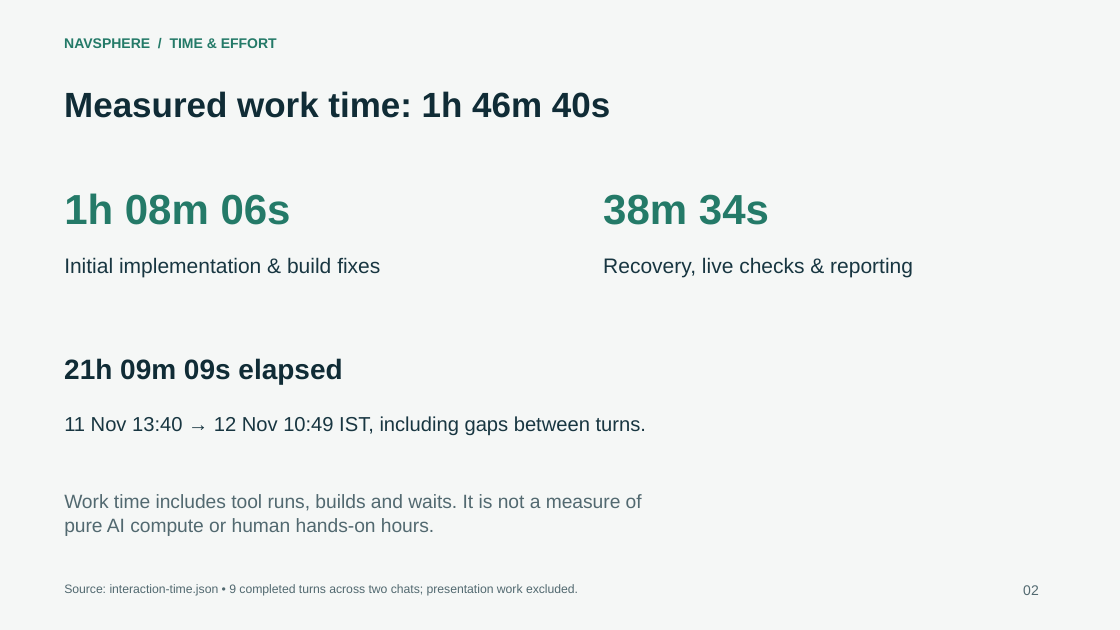
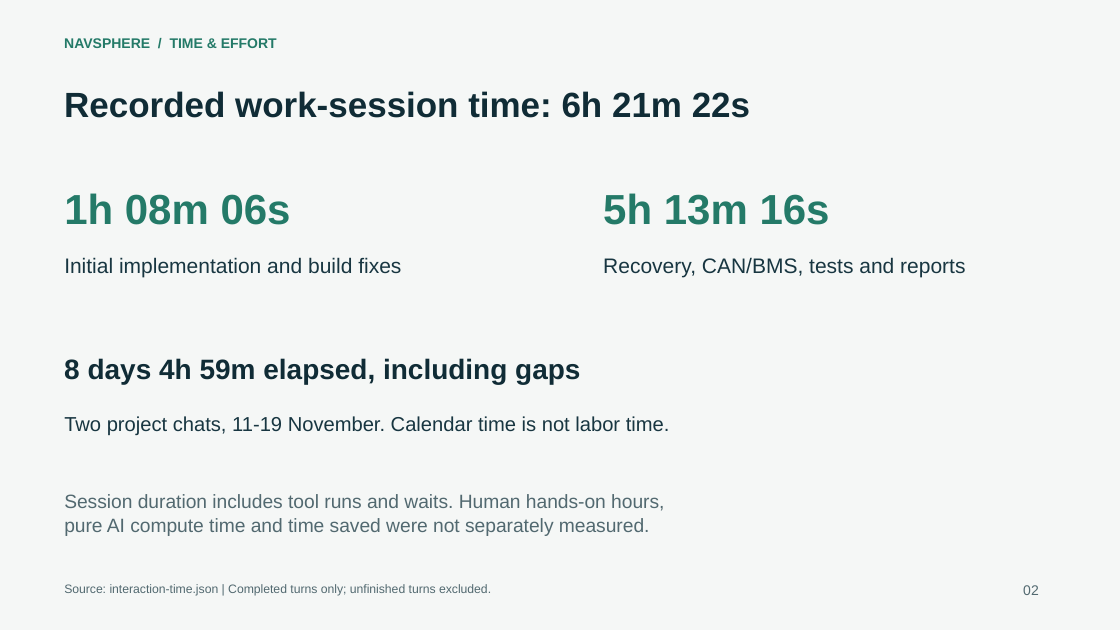
Before and after one commit to Charanmakkar/esp32_telematics-compelete_solution, a slide deck: slide 2 of output/reports/NavSphere_Stakeholder_Presentation.pptx. Drawn at 1120x630 pixels with LibreOffice and Linux fonts; fonts in the diff are those of the drawing. Boxes give left, top, right and bottom in pixels: in the first picture for what was removed or moved away, otherwise in the second. Text is boxed around its words. In the diff, an @@ line names an element or a change of style, - is before the commit and + after.

Commit message:
Refresh all project documentation and offline reports for v1.1.8
Document CAN transmission operation, wiring, storage, API contracts, deployment and pending hardware acceptance. Refresh OpenAPI, SQL schema reference, PDF guides, AI effort report, stakeholder slides and offline package. Preserve historical evidence and record documentation coverage and validation.

```diff
--- a/output/reports/NavSphere_Stakeholder_Presentation.pptx
+++ b/output/reports/NavSphere_Stakeholder_Presentation.pptx
@@ text at (64, 91, 750, 118): text changed @@
-Measured work time: 1h 46m 40s
+Recorded work-session time: 6h 21m 22s
@@ text at (603, 193, 830, 225): text changed @@
-38m 34s
+5h 13m 16s
@@ text at (64, 257, 401, 278): text changed @@
-Initial implementation & build fixes
+Initial implementation and build fixes
@@ text at (603, 257, 965, 278): text changed @@
-Recovery, live checks & reporting
+Recovery, CAN/BMS, tests and reports
@@ text at (64, 358, 580, 384): text changed @@
-21h 09m 09s elapsed
+8 days 4h 59m elapsed, including gaps
@@ text at (64, 416, 670, 435): text changed @@
-11 Nov 13:40 → 12 Nov 10:49 IST, including gaps between turns.
+Two project chats, 11-19 November. Calendar time is not labor time.
@@ text at (64, 494, 664, 536): text changed @@
-Work time includes tool runs, builds and waits. It is not a measure of
-pure AI compute or human hands-on hours.
+Session duration includes tool runs and waits. Human hands-on hours,
+pure AI compute time and time saved were not separately measured.
@@ text at (64, 584, 491, 596): text changed @@
-Source: interaction-time.json • 9 completed turns across two chats; presentation work excluded.
+Source: interaction-time.json | Completed turns only; unfinished turns excluded.
```
Also in this commit, not shown: 3 other slides changed, 1 slide added, 1 slide removed, 47 other files.
